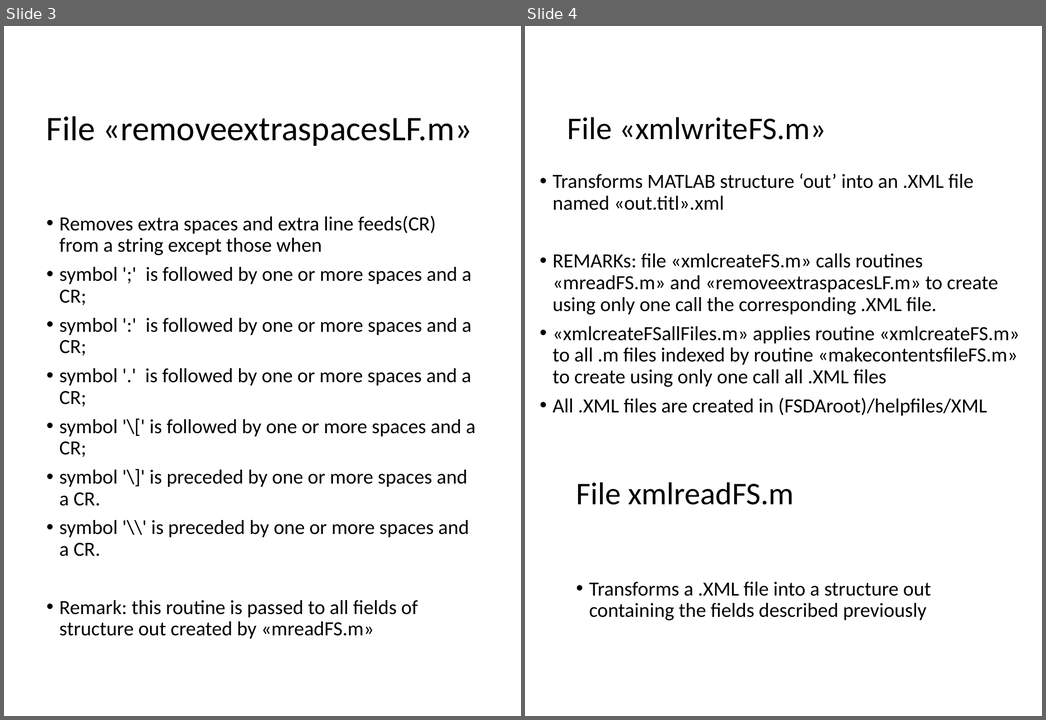
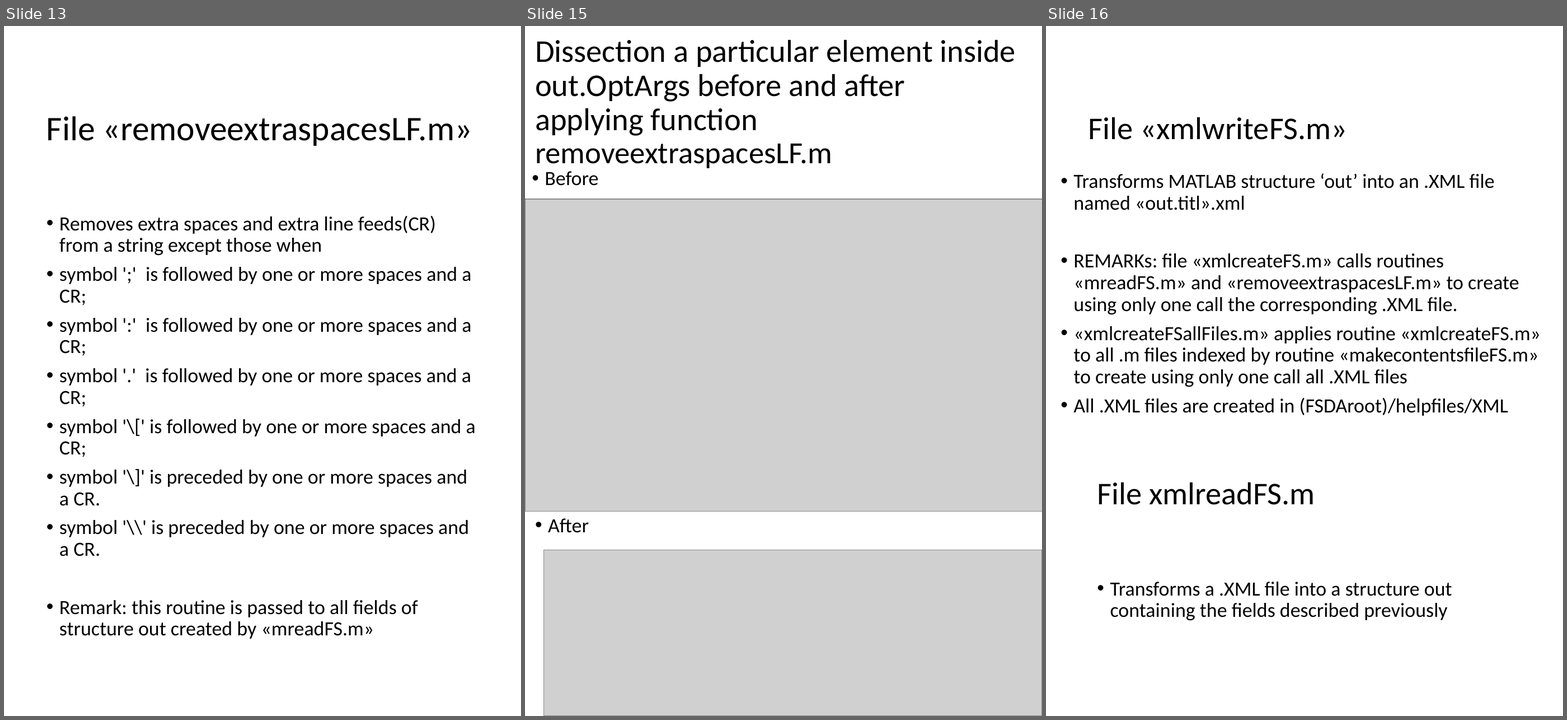
Before and after one commit to kvcorb/FSDA, a slide deck: utilities_help/FlowChart.pptx. Shown side by side, each under a label of ours: slides 3 and 4 before the commit, slides 13, 15 and 16 after it; the slides between them are not shown. The pictures are 1046x720 and 1567x720 pixels, drawn with LibreOffice and Linux fonts; fonts in the diff are those of the drawing; grey boxes stand for pictures. Boxes give left, top, right and bottom in pixels: in the first picture for what was removed or moved away, otherwise in the second. Text is boxed around its words. In the diff, an @@ line names an element or a change of style, - is before the commit and + after.

```diff
--- a/utilities_help/FlowChart.pptx
+++ b/utilities_help/FlowChart.pptx
@@ slide 15 added at [525,26,1042,716], background #FFFFFF @@
@@ title added at [535,39,1016,168], 33 pt, text #000000 @@
+Dissection a particular element inside out.OptArgs before and after applying function removeextraspacesLF.m
@@ text added at [545,171,598,186], 21 pt, text #000000 @@
+• Before
@@ picture added at [525,199,1042,512] @@
@@ text added at [548,518,589,533], 21 pt, text #000000 @@
+• After
@@ picture added at [543,550,1042,716] @@
@@ what was slide 3 is now slide 13 @@
@@ what was slide 4 is now slide 16 @@
```
Also in this commit, not shown: 2 slides changed, 22 other slides added, 5 other files.
